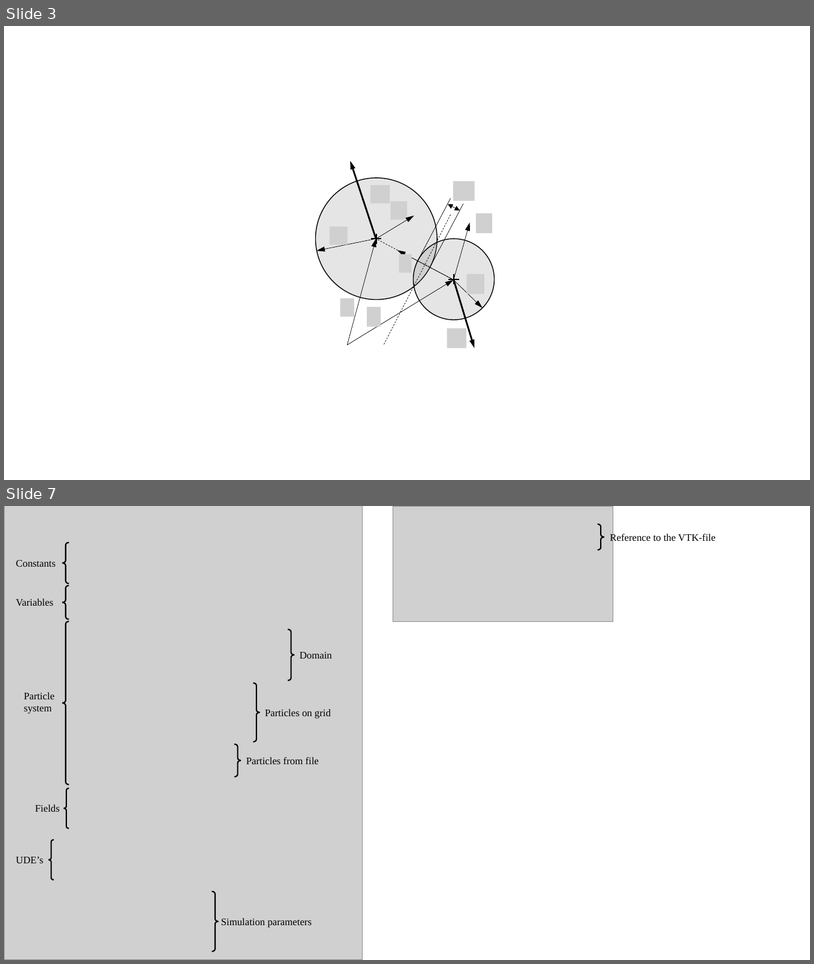
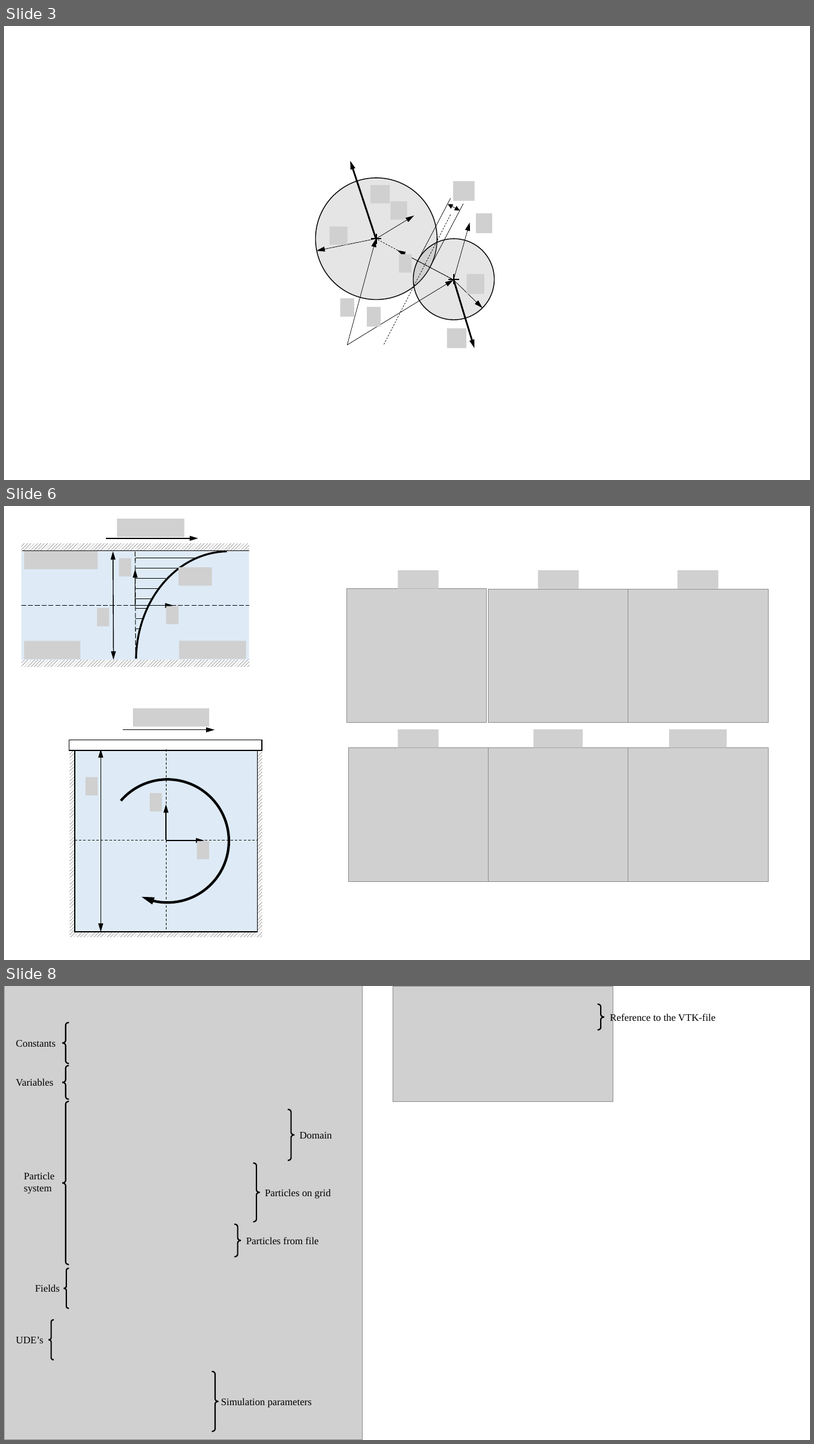
Before and after one commit to HTBalazs/nauticle_user_guide, a slide deck: abrak.pptx. Shown one above the other, each under a label of ours: slides 3 and 7 before the commit, slides 3, 6 and 8 after it; the slides between them are not shown. The pictures are 814x964 and 814x1444 pixels, drawn with LibreOffice and Linux fonts; fonts in the diff are those of the drawing; grey boxes stand for pictures. Boxes give left, top, right and bottom in pixels: in the first picture for what was removed or moved away, otherwise in the second. Text is boxed around its words. In the diff, an @@ line names an element or a change of style, - is before the commit and + after.

```diff
--- a/abrak.pptx
+++ b/abrak.pptx
@@ slide 6 added at box(4, 506, 810, 960), background #FFFFFF @@
@@ picture added at box(117, 519, 184, 537) @@
@@ arrow added from (106, 538) to (198, 538), #000000 1 pt @@
@@ rectangle added at box(21, 544, 249, 551), fill pattern #000000 on #FFFFFF @@
@@ line added from (21, 551) to (249, 551), #000000 1 pt @@
@@ rectangle added at box(21, 552, 249, 660), fill #DEEBF7 @@
@@ picture added at box(24, 551, 98, 569) @@
@@ double arrow added from (113, 660) to (113, 552), #000000 1 pt @@
@@ picture added at box(119, 558, 131, 576) @@
@@ line added from (135, 552) to (136, 660), #000000 0.75 pt dashed @@
@@ arc (boxed as its full ellipse) added at box(136, 552, 321, 769), outline #000000 2.25 pt @@
@@ line added from (136, 558) to (195, 558), #000000 0.5 pt @@
@@ arrow added from (135, 605) to (135, 570), #000000 1 pt @@
@@ line added from (136, 568) to (179, 568), #000000 0.5 pt @@
@@ picture added at box(179, 567, 212, 585) @@
@@ line added from (135, 578) to (166, 578), #000000 0.5 pt @@
@@ line added from (135, 588) to (159, 588), #000000 0.5 pt @@
@@ line added from (21, 605) to (249, 605), #000000 0.75 pt dashed @@
@@ picture added at box(97, 607, 109, 626) @@
@@ arrow added from (135, 605) to (173, 605), #000000 1 pt @@
@@ line added from (135, 598) to (152, 598), #000000 0.5 pt @@
@@ line added from (135, 608) to (147, 608), #000000 0.5 pt @@
@@ picture added at box(166, 606, 178, 624) @@
@@ line added from (135, 619) to (144, 619), #000000 0.5 pt @@
@@ line added from (135, 629) to (140, 629), #000000 0.5 pt @@
@@ picture added at box(24, 641, 80, 659) @@
@@ picture added at box(179, 640, 246, 658) @@
@@ rectangle added at box(21, 660, 249, 667), fill pattern #000000 on #FFFFFF @@
@@ line added from (21, 660) to (249, 660), #000000 1 pt @@
@@ group added at box(347, 570, 769, 881): 12 pictures @@
@@ group added at box(69, 708, 263, 937): 4 pictures, 3 rectangles, 3 arrows, 2 lines, 1 double arrow, 1 arc (boxed as its full ellipse) @@
@@ what was slide 7 is now slide 8 @@
```
Also in this commit, not shown: 2 slides changed, 1 other slide added, 1 slide removed, 9 other files.
